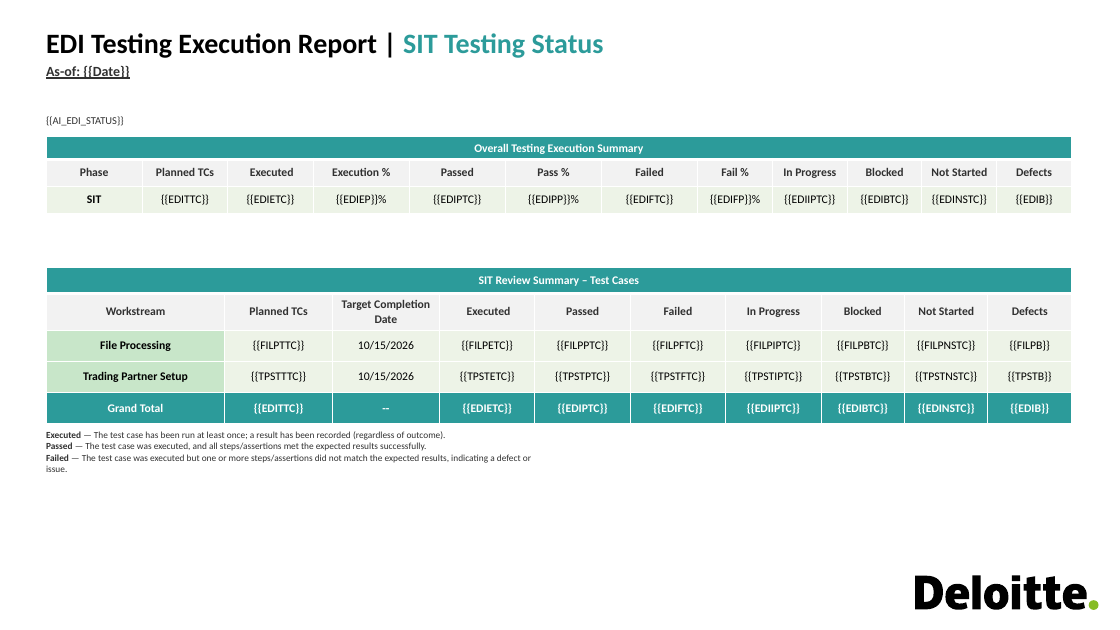
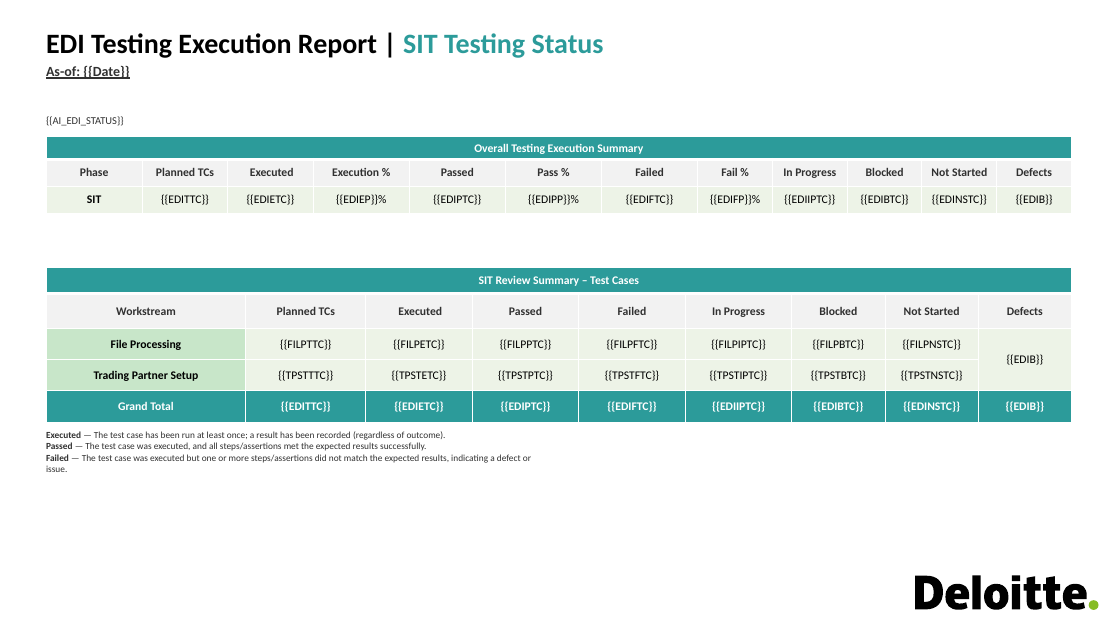
Before and after one commit to sgandhi3/Project-Management-Reporting, a slide deck: slide 4 of temp2.pptx. Drawn at 1120x630 pixels with LibreOffice and Linux fonts; fonts in the diff are those of the drawing. Boxes give left, top, right and bottom in pixels: in the first picture for what was removed or moved away, otherwise in the second. Text is boxed around its words. In the diff, an @@ line names an element or a change of style, - is before the commit and + after.

```diff
--- a/temp2.pptx
+++ b/temp2.pptx
@@ table at (46,268,1073,423) @@
-column 3:  | Target Completion Date | 10/15/2026 | 10/15/2026 | --
-column 9, row 3: {{FILPB}}
+column 9, row 3: {{EDIB}}
-column 9, row 4: {{TPSTB}}
+column 9, row 4: 
```
Also in this commit, not shown: 2 other slides changed.
